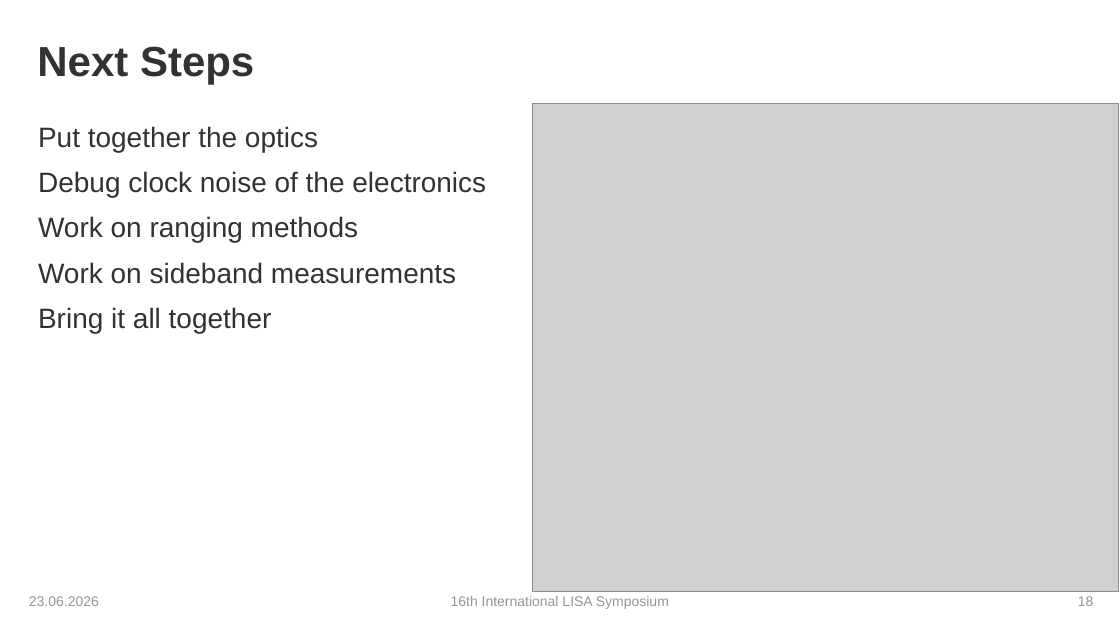
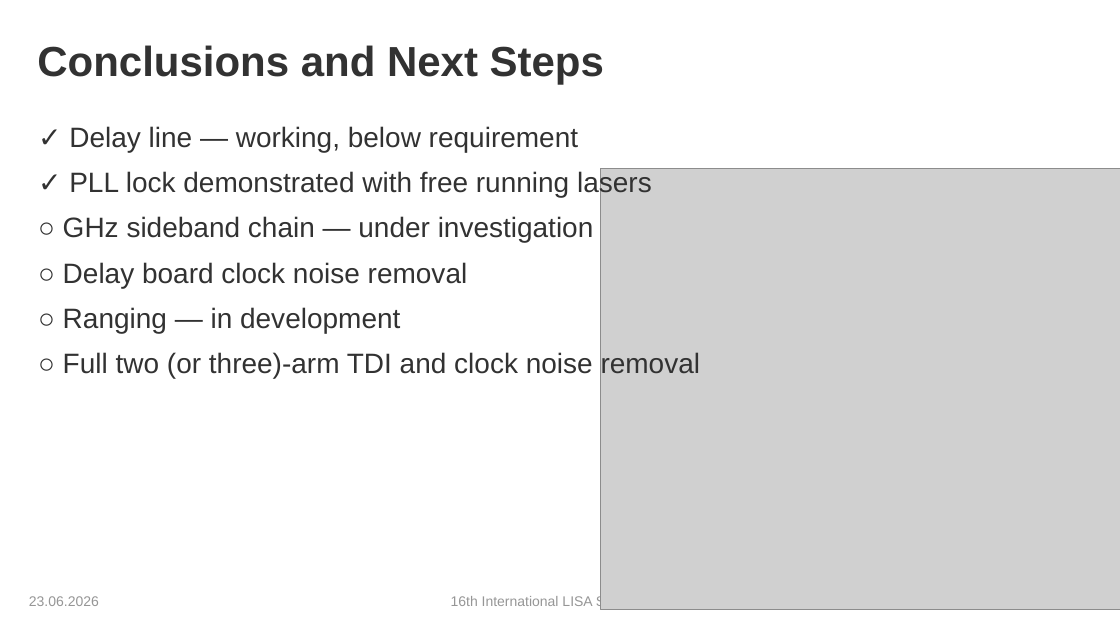
Before and after one commit to karinkruuse/Esitlused, a slide deck: slide 17 of Kruuse_Symposium_2026 - Copy.pptx (slide 18 before the commit). Drawn at 1120x630 pixels with LibreOffice and Linux fonts; fonts in the diff are those of the drawing; grey boxes stand for pictures; background and template pictures are left out. Boxes give left, top, right and bottom in pixels: in the first picture for what was removed or moved away, otherwise in the second. Text is boxed around its words. In the diff, an @@ line names an element or a change of style, - is before the commit and + after.

```diff
--- a/Kruuse_Symposium_2026 - Copy.pptx
+++ b/Kruuse_Symposium_2026 - Copy.pptx
@@ title at (x1=37, y1=45, x2=604, y2=85): text changed @@
-Next Steps
+Conclusions and Next Steps
@@ text at (x1=63, y1=126, x2=701, y2=378): text changed @@
-Put together the optics
-Debug clock noise of the electronics
-Work on ranging methods
-Work on sideband measurements
-Bring it all together
+✓ Delay line — working, below requirement
+✓ PLL lock demonstrated with free running lasers
+○ GHz sideband chain — under investigation
+○ Delay board clock noise removal
+○ Ranging — in development
+○ Full two (or three)-arm TDI and clock noise removal
@@ picture resized from (x1=532, y1=104, x2=1118, y2=592) to (x1=601, y1=169, x2=1120, y2=609) @@
@@ page number at (x1=1078, y1=609, x2=1094, y2=610): text changed @@
-18
+17
```
Also in this commit, not shown: 9 other slides changed.
